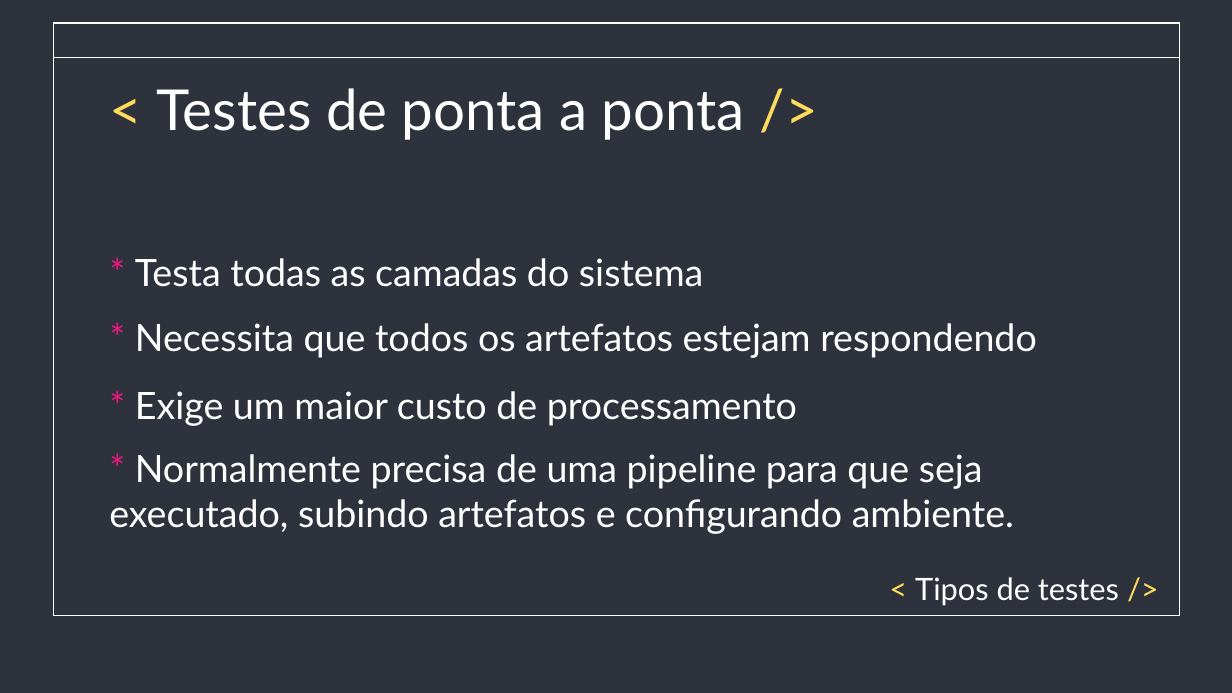
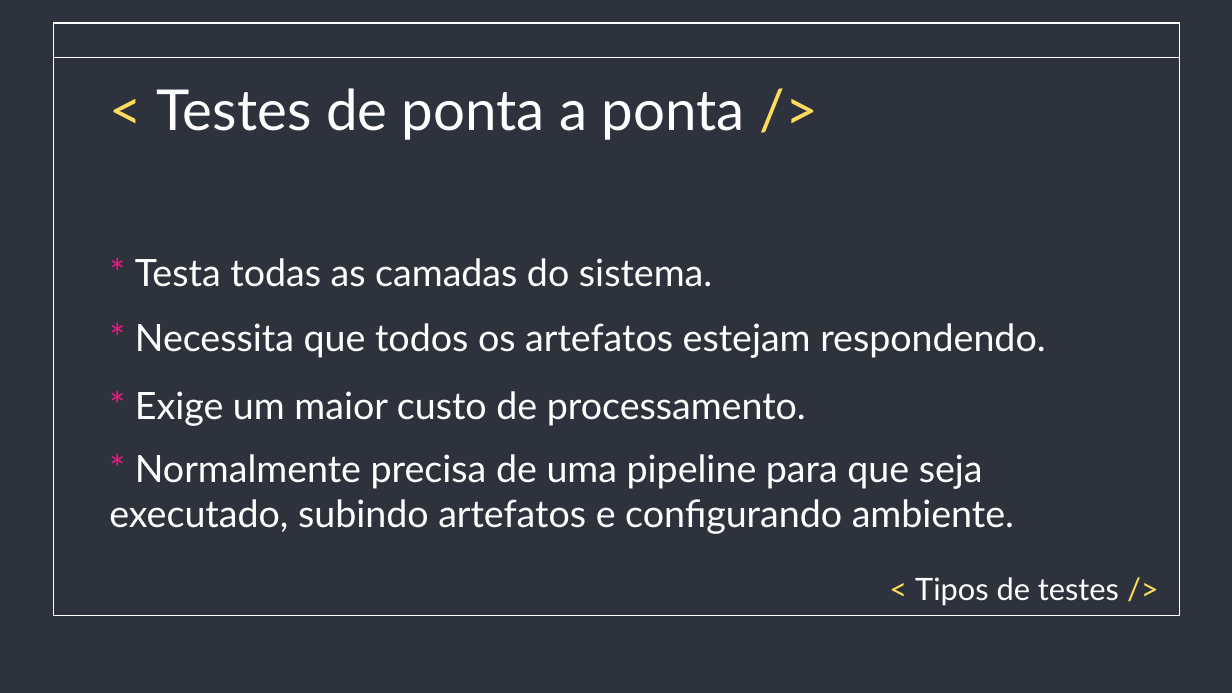
Before and after one commit to saintalex93/TestingHabitPresentation, a slide deck: slide 13 of Testes - Semana de qualidade.pptx. Drawn at 1232x693 pixels with LibreOffice and Linux fonts; fonts in the diff are those of the drawing. Boxes give left, top, right and bottom in pixels: in the first picture for what was removed or moved away, otherwise in the second. Text is boxed around its words. In the diff, an @@ line names an element or a change of style, - is before the commit and + after.

```diff
--- a/Testes - Semana de qualidade.pptx
+++ b/Testes - Semana de qualidade.pptx
@@ subtitle at (x1=135, y1=258, x2=712, y2=287): text changed @@
-* Testa todas as camadas do sistema
+* Testa todas as camadas do sistema.
@@ subtitle at (x1=135, y1=323, x2=1045, y2=358): text changed @@
-* Necessita que todos os artefatos estejam respondendo
+* Necessita que todos os artefatos estejam respondendo.
@@ text at (x1=135, y1=391, x2=806, y2=426): text changed @@
-* Exige um maior custo de processamento
+* Exige um maior custo de processamento.
```
Also in this commit, not shown: 10 other slides changed, 1 other file.
